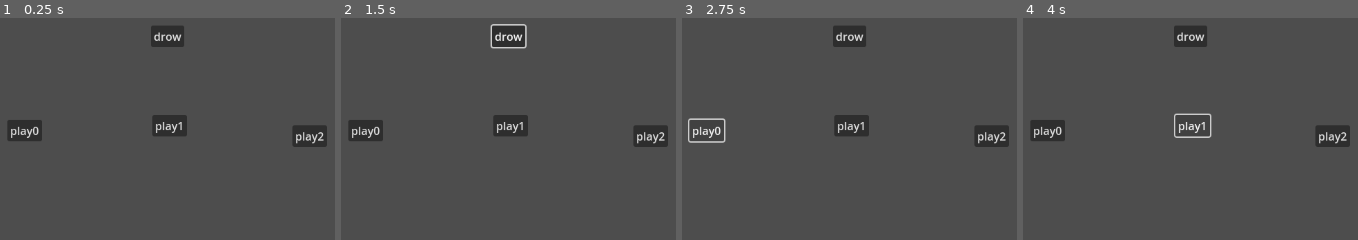
Above: before the commit, frames 1-4 (left to right).
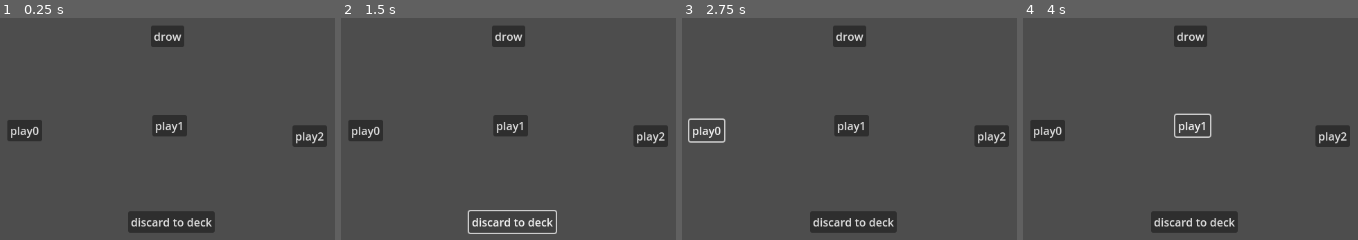
Above: after the commit, the same moments.

Repository: SytonK/cards
Game: Godot game, scene res://src/example/card_manager_example/card_manager_example.tscn
Same seed, same stepped clock (60 frames per second), same inputs: the game is played once before the commit and once after it. The project has no main scene, so this scene is started directly.
Inputs (mouse positions are in pixels of both pictures, inside the frame that each line leads up to):
- Up to frame 1 (0.25 s): no input
- Up to frame 2 (1.5 s): click "drow" at 0.5 s; click (511, 222) at 1.25 s, where only the run after the commit has a clickable "discard to deck"
- Up to frame 3 (2.75 s): click "play0" at 2 s
- Up to frame 4 (4 s): click "play0" at 2.75 s; click "play1" at 3.5 s

The runs differ from the first frame. In frame 1, 2.4% of the frame differs, in the area x 38-65%, y 86-97%; in frame 2, 1.1%; in frame 3, 2.4%; in frame 4, 2.4%.

Commit message:
shuffle discerd to bottom of the deck

Diff:
--- a/src/card manager/card_manager.gd
+++ b/src/card manager/card_manager.gd
@@ -11,7 +11,7 @@
 
 func draw() -> bool:
 	if deck.size() > 0:
-		var card = deck.pop_back()
+		var card = deck.pop_front()
 		hand.append(card)
 		return true
 	else:
@@ -25,3 +25,7 @@
 	var card: Card = hand.pop_at(card_index)
 	card.play()
 	discard.push_back(card)
+
+func discard_to_deck_bottom() -> void:
+	deck.append_array(discard)
+	discard = []
--- a/src/example/card_manager_example/card_manager_example.gd
+++ b/src/example/card_manager_example/card_manager_example.gd
@@ -16,3 +16,7 @@
 
 func _on_button_2_pressed() -> void:
 	card_manager.play(2)
+
+
+func _on_button_discard_pressed() -> void:
+	card_manager.discard_to_deck_bottom()
--- a/src/example/card_manager_example/card_manager_example.tscn
+++ b/src/example/card_manager_example/card_manager_example.tscn
@@ -42,7 +42,15 @@
 offset_bottom = 362.0
 text = "play2"
 
+[node name="ButtonDiscard" type="Button" parent="."]
+offset_left = 473.0
+offset_top = 455.0
+offset_right = 598.0
+offset_bottom = 486.0
+text = "discard to deck"
+
 [connection signal="pressed" from="ButtonDraw" to="." method="_on_button_pressed"]
 [connection signal="pressed" from="Button0" to="." method="_on_button_0_pressed"]
 [connection signal="pressed" from="Button1" to="." method="_on_button_1_pressed"]
 [connection signal="pressed" from="Button2" to="." method="_on_button_2_pressed"]
+[connection signal="pressed" from="ButtonDiscard" to="." method="_on_button_discard_pressed"]
